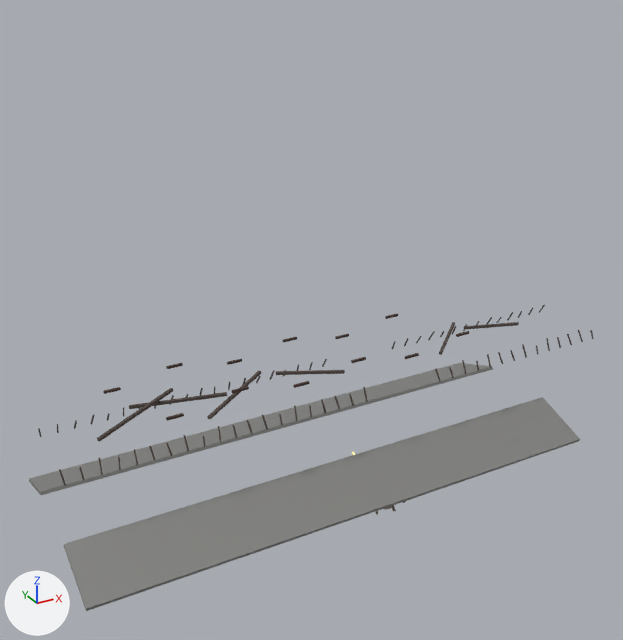
The Blender file assets/maps/notre_dame_evolution/blender/roof.blend: old version first, new version second.
Rendered twice from a 50 mm camera at (-74.7, -129.5, 109.9) aimed at (-2.6, 1.7, 44.3). Lighting does not change. The marker at lower left points along +X, +Y and +Z. The first picture is the older version. Objects named as collision shapes, trigger or cutter boxes, shadow casters or lower levels of detail are left out.

The first picture shows 'roof_burnt_fcharred', 'roof_burnt_fcharred_nocol', 'roof_burnt_fspentlead' and 11 more.
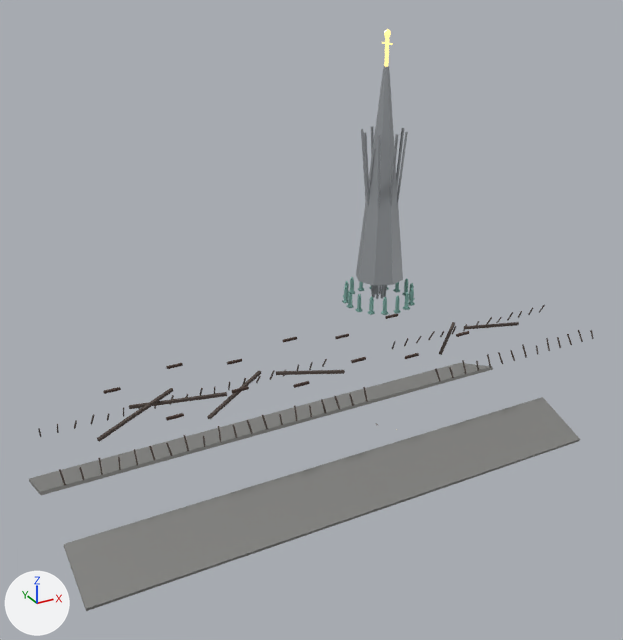
Boxes [x1, y1, x2, y2] around the edits, measured in the pictures (623 x 640 px):
'evolution_fleche_falling_nocol', added
    after: [342, 29, 415, 315]
    faces in mat_ndlead (grey #a0a4a8): [356, 66, 408, 299]
    faces in mat_ndcopper (cyan #86b6ad): [342, 277, 415, 315]
    faces in mat_ndgold_001 (yellow #efd78b, glowing yellow #ffe695): [382, 29, 393, 67]

Diff of the bpy script that builds the scene:
```diff
--- a/assets/maps/notre_dame_evolution/blender/roof.blend.py
+++ b/assets/maps/notre_dame_evolution/blender/roof.blend.py
@@ mat_ndgold_001 @@
+mat_ndgold_001 = principled_material('NDGold.001')
+mat_ndgold_001.base_color = (0.86, 0.68, 0.26)  # yellow #efd78b
+mat_ndgold_001.metallic = 0.85
+mat_ndgold_001.roughness = 0.28
+mat_ndgold_001.emission_color = (1.0, 0.791, 0.302)  # yellow #ffe695
+mat_ndgold_001.emission_strength = 1.032
@@ mat_ndlead @@
+mat_ndlead = principled_material('NDLead')
+mat_ndlead.base_color = (0.35, 0.37, 0.39)  # grey #a0a4a8
+mat_ndlead.metallic = 0.35
+mat_ndlead.roughness = 0.55
@@ mat_ndcopper @@
+mat_ndcopper = principled_material('NDCopper')
+mat_ndcopper.base_color = (0.24, 0.47, 0.42)  # cyan #86b6ad
+mat_ndcopper.metallic = 0.4
+mat_ndcopper.roughness = 0.6
@@ me_roof_fleche_gold_nocol_mesh @@
+me_roof_fleche_gold_nocol_mesh.from_pydata(...)  # 2716 vertices, 1292 faces; spans x -6.6..7.1, y -6.9..6.9, z -2.9..47.2
+# faces by material slot: [96, 1088, 108]
+me_roof_fleche_gold_nocol_mesh.materials.append(mat_ndgold_001)  # yellow #efd78b, glowing yellow #ffe695
+me_roof_fleche_gold_nocol_mesh.materials.append(mat_ndcopper)  # cyan #86b6ad
+me_roof_fleche_gold_nocol_mesh.materials.append(mat_ndlead)  # grey #a0a4a8
@@ ob_evolution_fleche_falling_nocol @@
+ob_evolution_fleche_falling_nocol = bpy.data.objects.new('evolution_fleche_falling_nocol', me_roof_fleche_gold_nocol_mesh)
+ob_evolution_fleche_falling_nocol.location = (11.0, 0.0, 49.0)
```
